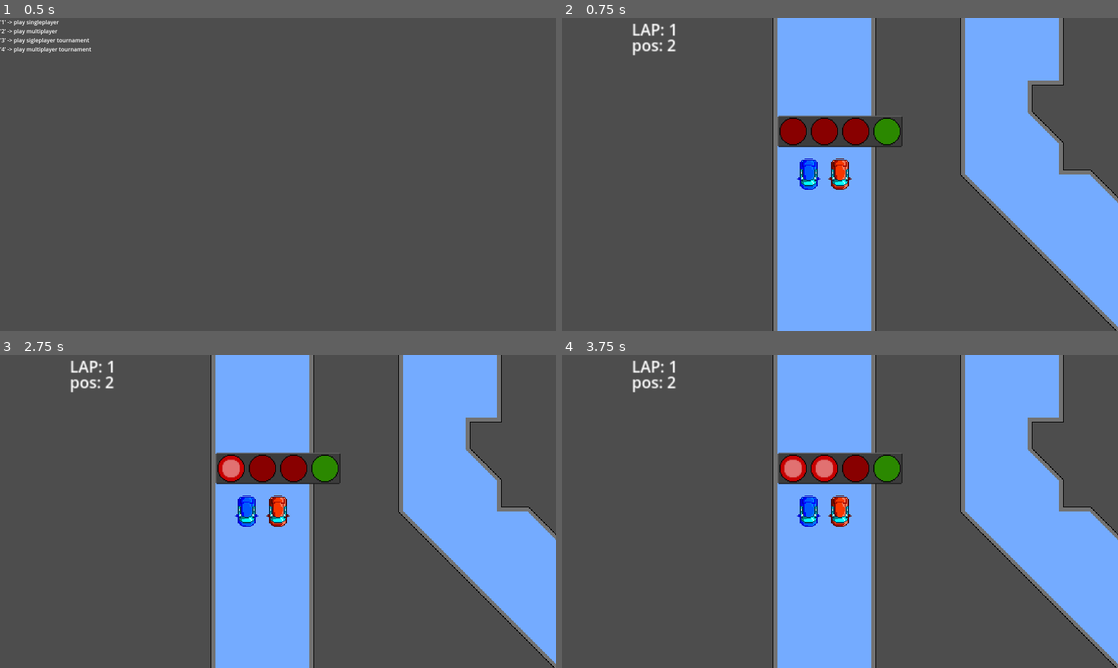
Above: before the commit, frames 1-4 (two rows, left to right).
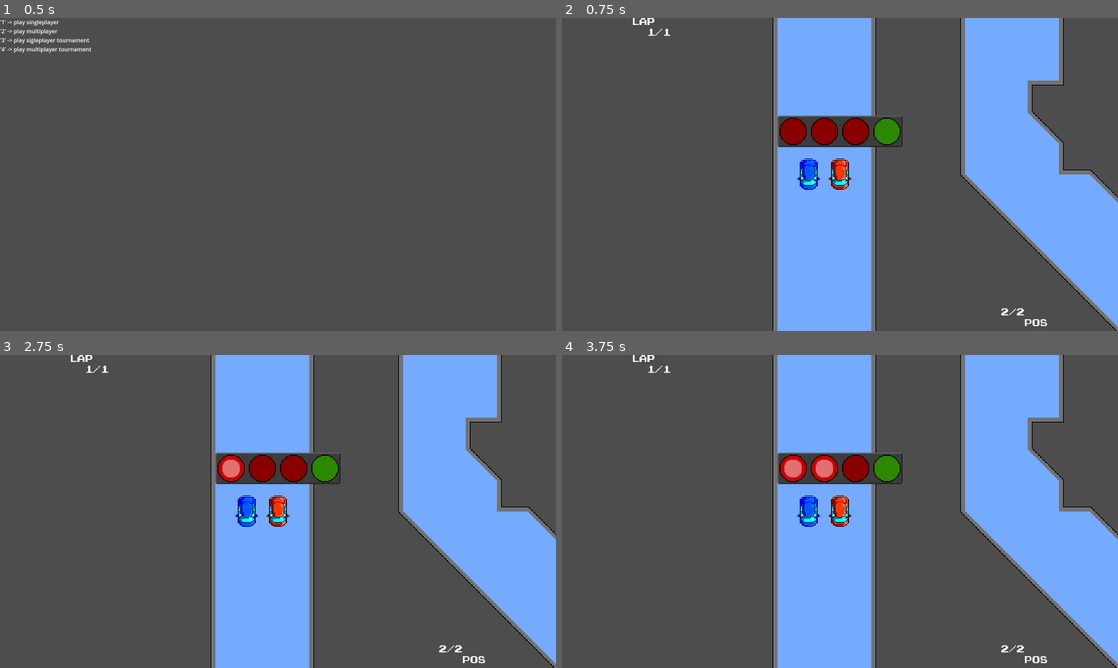
Above: after the commit, the same moments.

Repository: abam-iksde/piiws-sem2
Game: Godot game, scene res://scenes/scenes/temp_menu.tscn
The game is run twice, just before and just after one commit, with the same random seed, the same clock (stepped at 60 frames per second) and the same inputs.
Inputs:
- Up to frame 1 (0.5 s): no input
- Up to frame 2 (0.75 s): tap Enter (ui_accept) at 0.5 s; hold 1 from 0.53 s (still down)
- Up to frame 3 (2.75 s): tap Enter (ui_accept) at 0.77, 1.25, 1.52, 2 s; release 1 at 1.28 s; tap 2 at 1.35 s; hold 3 from 2.03 s (still down)
- Up to frame 4 (3.75 s): release 3 at 2.78 s; tap 4 at 2.85 s; tap Enter (ui_accept) at 3.02, 3.5 s; hold 1 from 3.53 s (still down)

Frame 1 is identical in both runs. In frame 2, 0.5% of the frame differs, in the area x 12-88%, y 0-99%; in frame 3, 0.5%; in frame 4, 0.5%.

Commit message:
Refactor player UI

Diff:
--- a/scenes/prefabs/game/explosion.tscn
+++ b/scenes/prefabs/game/explosion.tscn
@@ -1,7 +1,6 @@
-[gd_scene load_steps=4 format=3 uid="uid://c6w4fr4xtkory"]
+[gd_scene load_steps=3 format=3 uid="uid://c6w4fr4xtkory"]
 
 [ext_resource type="Script" path="res://scripts/game/explosion.gd" id="1_fe8gl"]
-[ext_resource type="Texture2D" uid="uid://cfyrxwj8jkpjq" path="res://textures/powerups/explosion.png" id="2_ra07f"]
 
 [sub_resource type="SphereShape3D" id="SphereShape3D_du6i7"]
 radius = 1.5
@@ -13,7 +12,6 @@
 pixel_size = 0.0625
 axis = 1
 texture_filter = 0
-texture = ExtResource("2_ra07f")
 hframes = 4
 
 [node name="collision_shape" type="CollisionShape3D" parent="."]
--- a/scenes/prefabs/game/rocket.tscn
+++ b/scenes/prefabs/game/rocket.tscn
@@ -1,7 +1,6 @@
-[gd_scene load_steps=4 format=3 uid="uid://bdtcp0ffhm5xj"]
+[gd_scene load_steps=3 format=3 uid="uid://bdtcp0ffhm5xj"]
 
 [ext_resource type="Script" path="res://scripts/game/rocket.gd" id="1_6mqby"]
-[ext_resource type="Texture2D" uid="uid://c8xjoe2qylob2" path="res://textures/powerups/rocket.png" id="1_d52gr"]
 
 [sub_resource type="SphereShape3D" id="SphereShape3D_fxk8s"]
 radius = 0.279375
@@ -14,7 +13,6 @@
 pixel_size = 0.0625
 axis = 1
 texture_filter = 0
-texture = ExtResource("1_d52gr")
 
 [node name="collision_shape" type="CollisionShape3D" parent="."]
 shape = SubResource("SphereShape3D_fxk8s")
--- /dev/null
+++ b/scenes/prefabs/ui/player_ui.tscn
@@ -0,0 +1,57 @@
+[gd_scene load_steps=3 format=3 uid="uid://jcbwidb4gn6e"]
+
+[ext_resource type="Script" path="res://scripts/ui/player_ui.gd" id="1_jpljn"]
+[ext_resource type="FontFile" uid="uid://vnj01hulxhqg" path="res://fonts/prstart.ttf" id="2_r1qfm"]
+
+[node name="player_ui" type="Control"]
+layout_mode = 3
+anchor_right = 1.0
+anchor_bottom = 1.0
+offset_right = -1174.0
+offset_bottom = -580.0
+grow_horizontal = 2
+grow_vertical = 2
+script = ExtResource("1_jpljn")
+
+[node name="lap_label" type="Label" parent="."]
+texture_filter = 1
+layout_mode = 1
+offset_right = 40.0
+offset_bottom = 23.0
+theme_override_fonts/font = ExtResource("2_r1qfm")
+theme_override_font_sizes/font_size = 8
+text = "LAP
+  1/3"
+
+[node name="position_label" type="Label" parent="."]
+texture_filter = 1
+layout_mode = 1
+anchors_preset = 3
+anchor_left = 1.0
+anchor_top = 1.0
+anchor_right = 1.0
+anchor_bottom = 1.0
+offset_left = -48.0
+offset_top = -23.0
+grow_horizontal = 0
+grow_vertical = 0
+theme_override_fonts/font = ExtResource("2_r1qfm")
+theme_override_font_sizes/font_size = 8
+text = "1/3
+   POS"
+
+[node name="verdict_label" type="Label" parent="."]
+visible = false
+texture_filter = 1
+layout_mode = 1
+anchors_preset = 15
+anchor_right = 1.0
+anchor_bottom = 1.0
+grow_horizontal = 2
+grow_vertical = 2
+theme_override_fonts/font = ExtResource("2_r1qfm")
+theme_override_font_sizes/font_size = 8
+text = "1st
+CONGRATULATIONS!"
+horizontal_alignment = 1
+vertical_alignment = 1
--- a/scenes/scenes/race.tscn
+++ b/scenes/scenes/race.tscn
@@ -1,10 +1,7 @@
-[gd_scene load_steps=9 format=3 uid="uid://dkv3ajkk1i5ff"]
+[gd_scene load_steps=6 format=3 uid="uid://dkv3ajkk1i5ff"]
 
 [ext_resource type="Script" path="res://scripts/game/world.gd" id="1_y1kd3"]
 [ext_resource type="Script" path="res://scripts/ui/ui.gd" id="2_rxgue"]
-[ext_resource type="Script" path="res://scripts/ui/lap_label.gd" id="3_mo7r0"]
-[ext_resource type="Script" path="res://scripts/ui/position_label.gd" id="4_uet8r"]
-[ext_resource type="Script" path="res://scripts/ui/verdict_label.gd" id="5_748m7"]
 [ext_resource type="Texture2D" uid="uid://cv14eivv6xt08" path="res://textures/countdown/countdown_back.png" id="6_pglfp"]
 [ext_resource type="Texture2D" uid="uid://cy7eoyno68yg1" path="res://textures/countdown/countdown_front.png" id="7_elend"]
 [ext_resource type="Script" path="res://scripts/ui/countdown.gd" id="8_n66wk"]
@@ -49,38 +46,6 @@
 size_flags_vertical = 4
 script = ExtResource("2_rxgue")
 
-[node name="lap_label" type="Label" parent="ui" node_paths=PackedStringArray("vehicle")]
-layout_mode = 0
-offset_right = 170.0
-offset_bottom = 102.0
-theme_override_font_sizes/font_size = 16
-text = "LAP: "
-script = ExtResource("3_mo7r0")
-vehicle = NodePath("")
-
-[node name="position_label" type="Label" parent="ui" node_paths=PackedStringArray("vehicle")]
-layout_mode = 0
-offset_top = 16.0
-offset_right = 163.0
-offset_bottom = 118.0
-theme_override_font_sizes/font_size = 16
-text = "pos: "
-script = ExtResource("4_uet8r")
-vehicle = NodePath("")
-
-[node name="verdict_label" type="Label" parent="ui" node_paths=PackedStringArray("vehicle")]
-layout_mode = 1
-anchors_preset = 15
-anchor_right = 1.0
-anchor_bottom = 1.0
-grow_horizontal = 2
-grow_vertical = 2
-theme_override_font_sizes/font_size = 32
-horizontal_alignment = 1
-vertical_alignment = 1
-script = ExtResource("5_748m7")
-vehicle = NodePath("")
-
 [node name="countdown" type="TextureProgressBar" parent="ui"]
 texture_filter = 1
 layout_mode = 1
--- a/scenes/scenes/temp_menu.tscn
+++ b/scenes/scenes/temp_menu.tscn
@@ -16,7 +16,7 @@
   'players': [
     {
       texture = preload('res://textures/vehicles/car_red.png'),
-      viewport = ['splitscreen', preload('res://textures/splitscreen/player1.png'), Vector2(0.25, 0.0)],
+      viewport = ['splitscreen', preload('res://textures/splitscreen/player1.png'), Vector2(0.25, 0.0), Vector2(0.0, 0.0), Vector2(0.5, 1.0)],
       input = ['human', 'p1'],
       start_spot = 0,
       is_main = true,
@@ -24,7 +24,7 @@
     },
     {
       texture = preload('res://textures/vehicles/car_blue.png'),
-      viewport = ['splitscreen', preload('res://textures/splitscreen/player2.png'), Vector2(-0.25, 0.0)],
+      viewport = ['splitscreen', preload('res://textures/splitscreen/player2.png'), Vector2(-0.25, 0.0), Vector2(0.5, 0.0), Vector2(0.5, 1.0)],
       input = ['human', 'p2'],
       start_spot = 1,
       is_main = false,
--- a/scripts/autoloads/race.gd
+++ b/scripts/autoloads/race.gd
@@ -45,10 +45,14 @@
         viewport.camera_parent = player_node
         viewport.camera_screen_offset = player.viewport[2]
       scene_root.get_node('player_viewports').add_child(viewport)
-    if player.is_main:
-      scene_root.get_node('ui/lap_label').vehicle = player_node
-      scene_root.get_node('ui/position_label').vehicle = player_node
-      scene_root.get_node('ui/verdict_label').vehicle = player_node
+      spawn_ui(player.viewport[3], player.viewport[4], player_node)
+
+func spawn_ui(position, size, player):
+  var ui = get_node('/root/track/ui')
+  var player_ui = preload('res://scenes/prefabs/ui/player_ui.tscn').instantiate()
+  player_ui.player = player
+  ui.add_child(player_ui)
+  player_ui.set_bounds(position, size)
 
 func next_checkpoint(checkpoint, lap, change=1):
   var current_index = 0
--- a/scripts/autoloads/race_settings.gd
+++ b/scripts/autoloads/race_settings.gd
@@ -4,7 +4,7 @@
   'players': [
     {
       texture = preload('res://textures/vehicles/car_red.png'),
-      viewport = ['singleplayer'],
+      viewport = ['singleplayer', null, null, Vector2(0.0, 0.0), Vector2(1.0, 1.0)],
       input = ['human', 'p1'],
       start_spot = 0,
       is_main = true,
--- /dev/null
+++ b/scripts/ui/player_ui.gd
@@ -0,0 +1,61 @@
+extends Control
+
+const lap_text = '''LAP
+  %s/%s'''
+
+const pos_text = '''%s/%s
+   POS'''
+
+const verdict_text = [
+  'this is crunch code for you',
+  'CONGRATULATIONS',
+  'GREAT',
+  'NICE',
+  'UNLUCKY',
+  'TOO BAD',
+  'OOF',
+  'dickhead',
+]
+
+const position_number_text = [
+  'dicc',
+  '1st',
+  '2nd',
+  '3rd',
+  '4th',
+  '5th',
+  '6th',
+  'kurwa'
+]
+
+var _size = null
+var _pos = null
+
+func set_bounds(pos, size_):
+  if pos == null or size_ == null:
+    return
+  var parent_size = get_node('..').size
+  position = pos * parent_size
+  size = size_ * parent_size
+  _size = size_
+  _pos = pos
+
+var player = null
+
+func on_resize():
+  set_bounds(_pos, _size)
+
+func _ready():
+  get_node('/root').connect('size_changed', on_resize)
+
+func _physics_process(delta):
+  if player == null:
+    return
+
+  $position_label.text = pos_text.format([Race.player_positions[player.id], len(Race.players)], '%s')
+  if player.lap > Race.laps:
+    $lap_label.text = ''
+    $verdict_label.text = verdict_text[Race.final_positions[player.id]] + '\n' + position_number_text[Race.final_positions[player.id]]
+    $verdict_label.visible = true
+  else:
+    $lap_label.text = lap_text.format([player.lap, Race.laps], '%s')
Binary file added: fonts/prstart.ttf
Not shown, added: fonts/prstart.ttf.import
